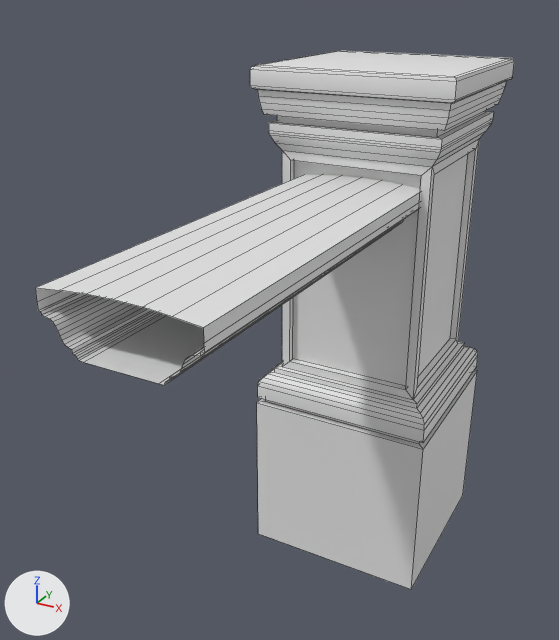
The FBX model Ash/3D Models fbx files/Level 2/Inside castle/Stairs/Side_bit_low.fbx: old version first, new version second.
The view is the same before and after, from a 50 mm lens placed at (0.89, -2.15, 0.97), pointed at (-0.19, -0.2, -0.01). The axes (+X, +Y, +Z) are drawn at lower left. The lights are the same throughout. Mesh edges are drawn as thin lines.

Names of what the first picture shows: 'Side_bit_low'.
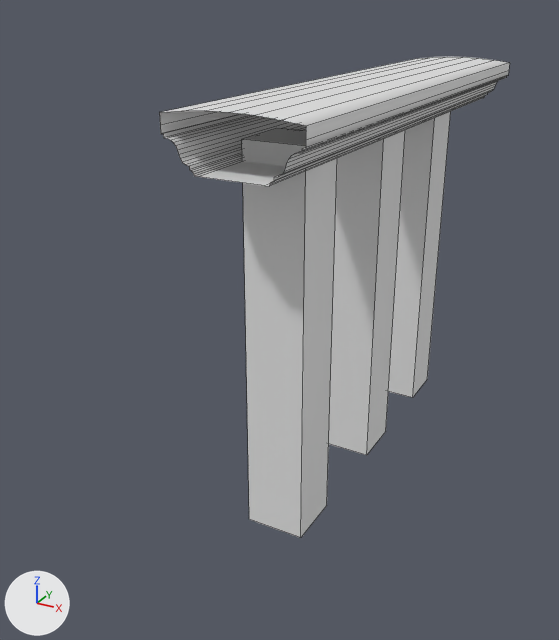
Commit message: Side_bit updated

Diff of the bpy script that builds the scene:
```diff
--- a/Ash/3D Models fbx files/Level 2/Inside castle/Stairs/Side_bit_low.fbx.py
+++ b/Ash/3D Models fbx files/Level 2/Inside castle/Stairs/Side_bit_low.fbx.py
@@ me_cube_058 @@
 me_cube_058.from_pydata(...)  # 250 vertices, 201 faces; spans x -0.31..0.3, y -1.18..0.44, z -0.92..0.74
 # used by ob_side_bit_low; location = (0.0, 0.0, 0.0)
+# me_cube_058 part 1: a new loose piece, a box spanning x -0.09..0.08, y -0.57..-0.4, z -0.49..0.62
+# me_cube_058 part 2: a new loose piece, a box spanning x -0.09..0.08, y -0.09..0.08, z -0.49..0.62
+# me_cube_058 part 3: a new loose piece, a box spanning x -0.09..0.08, y 0.35..0.52, z -0.49..0.62
+# me_cube_058 part 4: the loose piece of 94 vertices spanning x -0.18..0.2, y -1.18..0.01, z 0.29..0.45 is multiplied about its middle by the matrix ((-0.941, 0.0, 0.0), (0.0, -1.398, 0.002), (0.0, 0.023, 1.0)), then moved by (-0.01, 0.65, 0.26)
+# me_cube_058 part 5: the loose piece of 156 vertices spanning x -0.31..0.3, y -0.16..0.44, z -0.92..0.74 is deleted
```

Location of each change, [x1, y1, x2, y2] in pixels of the pictures (559 x 640 px; the box of a moved part takes in the faces that stretch with it):
'Side_bit_low', reshaped (27% narrower, 11% shorter): before [35, 50, 514, 589]; after [159, 57, 510, 538]
part 1 of me_cube_058, added: after [242, 128, 337, 538]
part 2 of me_cube_058, added: after [329, 131, 405, 455]
part 3 of me_cube_058, added: after [388, 111, 451, 398]
part 4 of me_cube_058, moved or reshaped: before [35, 175, 421, 385]; after [159, 57, 510, 186]
part 5 of me_cube_058, deleted: before [250, 50, 514, 589]
